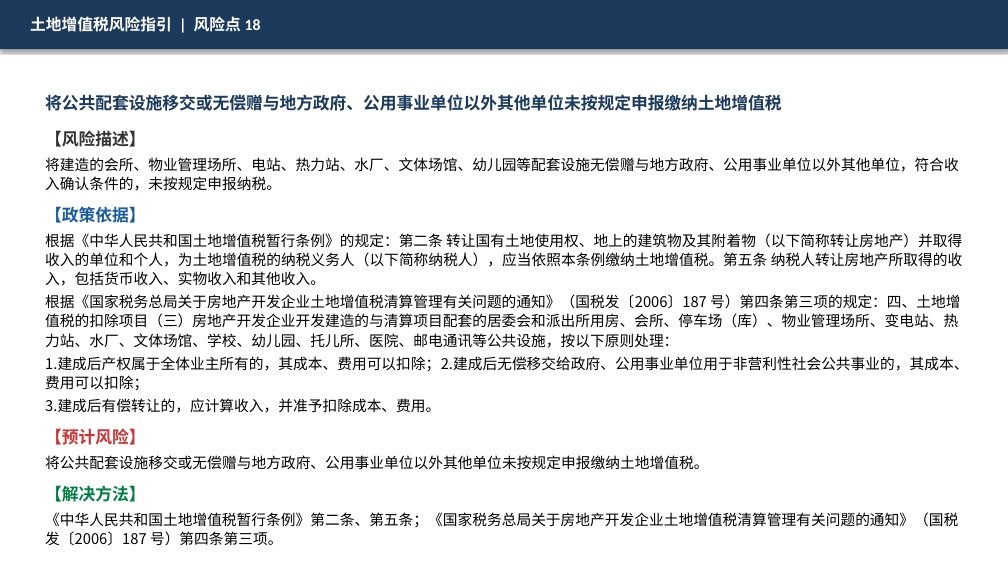
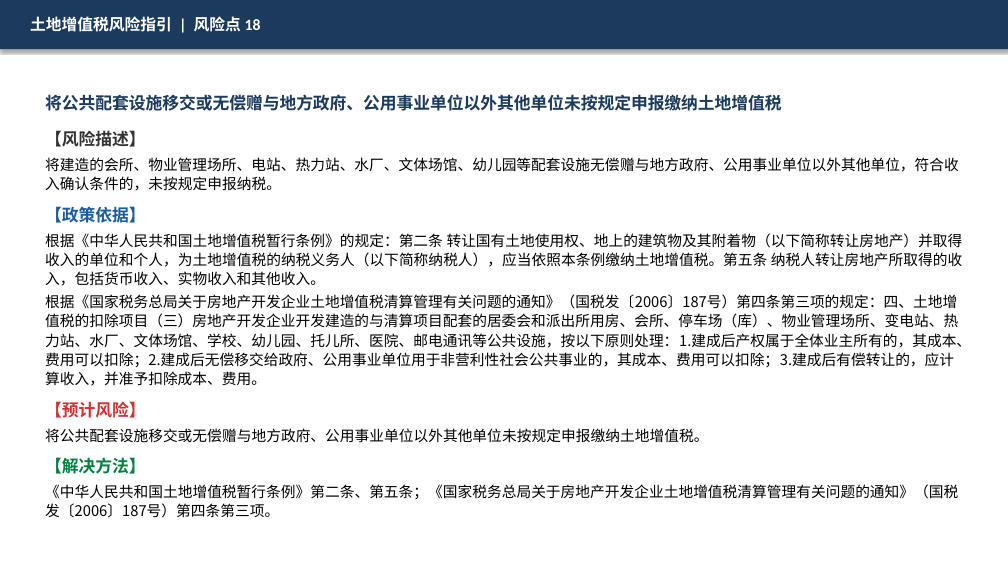
Before and after one commit to SlainTroyard/ppt, a slide deck: slide 19 of ppts_output_v3/09_土地增值税风险指引.pptx. Drawn at 1008x567 pixels with LibreOffice and Linux fonts; fonts in the diff are those of the drawing. Boxes give left, top, right and bottom in pixels: in the first picture for what was removed or moved away, otherwise in the second. Text is boxed around its words. In the diff, an @@ line names an element or a change of style, - is before the commit and + after.

```diff
--- a/ppts_output_v3/09_土地增值税风险指引.pptx
+++ b/ppts_output_v3/09_土地增值税风险指引.pptx
@@ text at (45,294,971,386): text changed @@
-根据《国家税务总局关于房地产开发企业土地增值税清算管理有关问题的通知》（国税发〔2006〕187 号）第四条第三项的规定：四、土地增值税的扣除项目（三）房地产开发企业开发建造的与清算项目配套的居委会和派出所用房、会所、停车场（库）、物业管理场所、变电站、热力站、水厂、文体场馆、学校、幼儿园、托儿所、医院、邮电通讯等公共设施，按以下原则处理：
-1.建成后产权属于全体业主所有的，其成本、费用可以扣除；2.建成后无偿移交给政府、公用事业单位用于非营利性社会公共事业的，其成本、费用可以扣除；
-3.建成后有偿转让的，应计算收入，并准予扣除成本、费用。
+根据《国家税务总局关于房地产开发企业土地增值税清算管理有关问题的通知》（国税发〔2006〕187号）第四条第三项的规定：四、土地增值税的扣除项目（三）房地产开发企业开发建造的与清算项目配套的居委会和派出所用房、会所、停车场（库）、物业管理场所、变电站、热力站、水厂、文体场馆、学校、幼儿园、托儿所、医院、邮电通讯等公共设施，按以下原则处理：1.建成后产权属于全体业主所有的，其成本、费用可以扣除；2.建成后无偿移交给政府、公用事业单位用于非营利性社会公共事业的，其成本、费用可以扣除；3.建成后有偿转让的，应计算收入，并准予扣除成本、费用。
@@ text at (45,484,958,518): spaces changed @@
-《中华人民共和国土地增值税暂行条例》第二条、第五条；《国家税务总局关于房地产开发企业土地增值税清算管理有关问题的通知》（国税发〔2006〕187 号）第四条第三项。
+《中华人民共和国土地增值税暂行条例》第二条、第五条；《国家税务总局关于房地产开发企业土地增值税清算管理有关问题的通知》（国税发〔2006〕187号）第四条第三项。
```
Also in this commit, not shown: 19 other slides changed, 20 other files.
